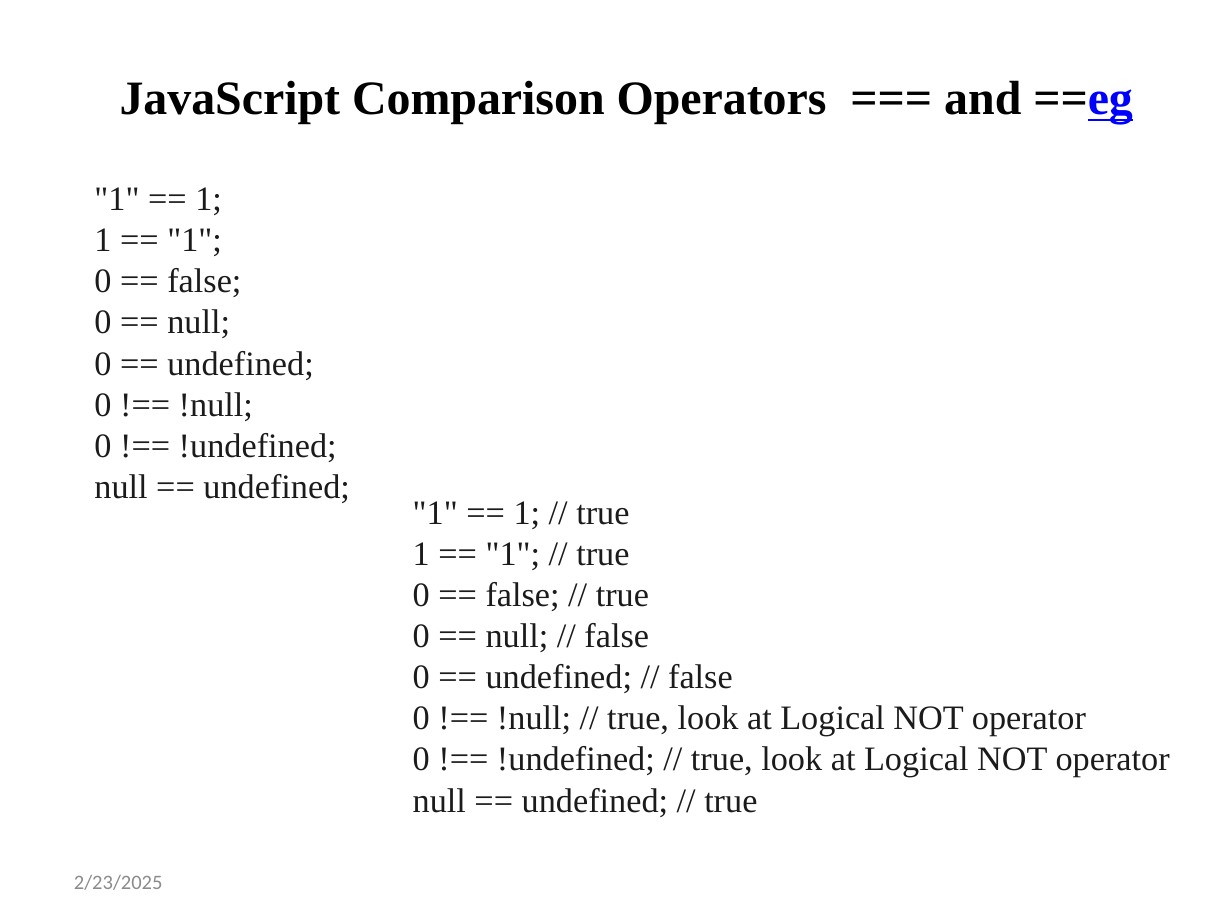
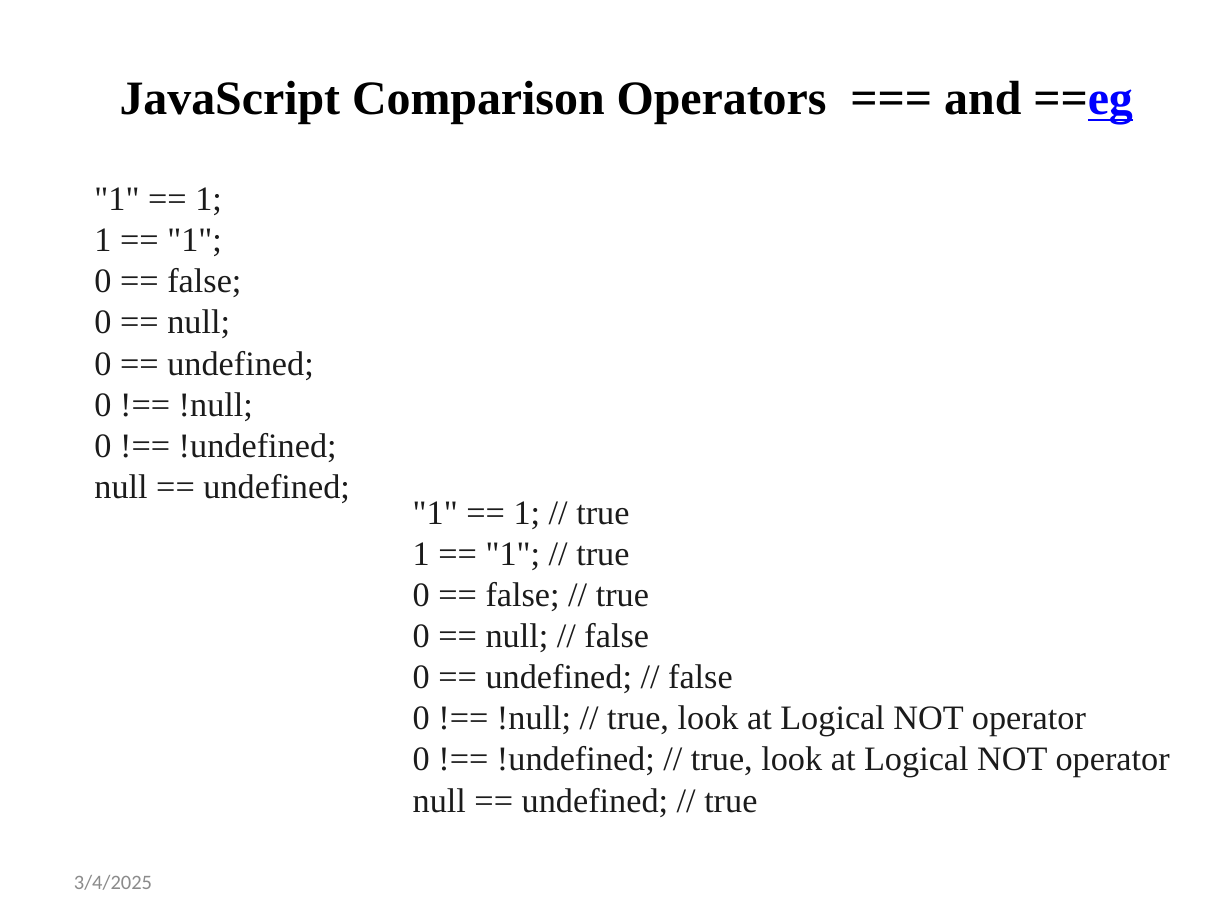
Before and after one commit to dkmishra2407/TEIT-SEM5, a slide deck: slide 20 of WADL/JS/UNIT-2-Javascript.pptx. Drawn at 1232x924 pixels with LibreOffice and Linux fonts; fonts in the diff are those of the drawing. Boxes give left, top, right and bottom in pixels: in the first picture for what was removed or moved away, otherwise in the second. Text is boxed around its words. In the diff, an @@ line names an element or a change of style, - is before the commit and + after.

```diff
--- a/WADL/JS/UNIT-2-Javascript.pptx
+++ b/WADL/JS/UNIT-2-Javascript.pptx
@@ text at <box>74,875,152,890</box>: text changed @@
-2/23/2025
+3/4/2025
```
Also in this commit, not shown: 91 other slides changed, 16 other files.
